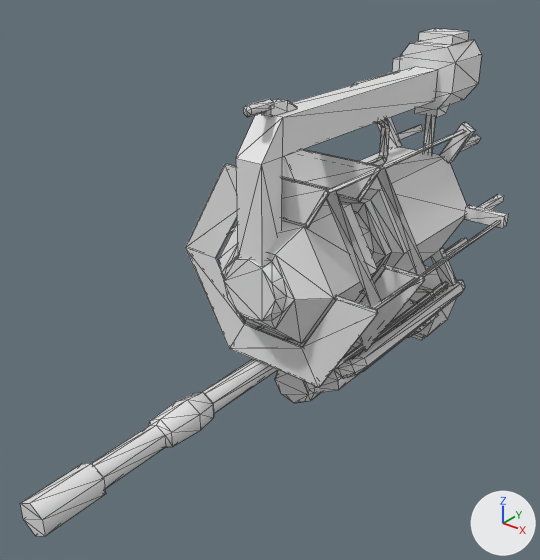
The glTF model app/public/models/OilRefinery.glb: old version first, new version second.
Both versions are drawn from a 50 mm camera at (1931.0, -4117.0, 1491.0) aimed at (-89.0, -1593.0, -74.0). Lighting does not change. The marker at lower right points along +X, +Y and +Z. Mesh edges are drawn as thin lines. Vertices at the same position are counted once.

The first picture shows 'OilRefinery'.
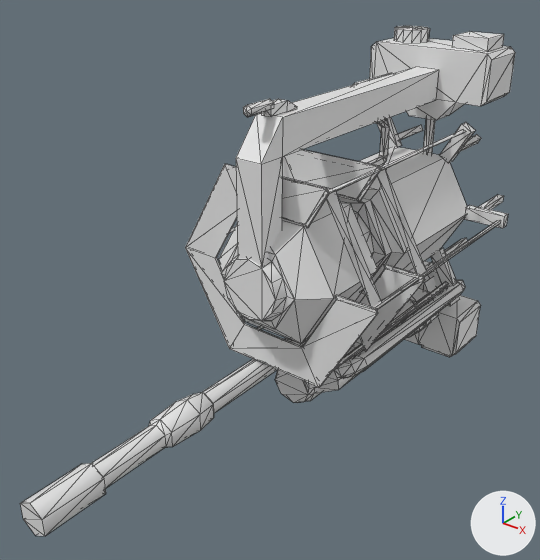
Pixel boxes [x1, y1, x2, y2] of what changed, in the pictures (540 x 560 px; the box of a moved part takes in the faces that stretch with it):
'OilRefinery', reshaped
    before: [20, 28, 508, 536]
    after: [20, 26, 515, 536]
part 1 of me_or, rebuilt (74% wider)
    before: [399, 28, 482, 110]
    after: [370, 38, 515, 120]
part 2 of me_or, rebuilt (60% wider, 28% taller)
    before: [410, 266, 457, 340]
    after: [405, 261, 481, 356]
part 3 of me_or, added
    after: [394, 26, 430, 43]
part 4 of me_or, moved or reshaped
    before: [261, 67, 449, 157]
    after: [261, 31, 504, 157]
part 5 of me_or, added
    after: [421, 262, 459, 357]

The edits, one by one:
me_or is used by ob_oilrefinery; location (0.0, 0.0, 0.0).
me_or had 838 vertices, 1436 faces and spanned x -559.0..559.0, y -2999.0..0.0, z -942.0..925.0.
me_or now has 906 vertices, 1528 faces and spans x -559.0..559.0, y -2999.0..0.0, z -1005.0..929.0.
me_or part 1: the loose piece of 24 vertices spanning x -165.0..165.0, y -353.0..-26.0, z 543.0..925.0 is rebuilt with 24 vertices and now spans x -358.0..358.0, y -341.0..-35.0, z 483.0..861.0.
me_or part 2: the loose piece of 24 vertices spanning x -218.0..218.0, y -328.0..-48.0, z -942.0..-541.0 is rebuilt with 22 vertices and now spans x -359.0..359.0, y -328.0..-35.0, z -947.0..-514.0.
me_or part 3: a new loose piece of 25 vertices spanning x -298.0..-102.0, y -273.0..-77.0, z 861.0..929.0.
me_or part 4: 4 vertices moved from x -69.0..69.0, y -353.0, z 589.0..754.0 to x -69.0..69.0, y -341.0, z 589.0..754.0; 4 vertices removed from x -69.0..69.0, y -308.0..-193.0, z 492.0; 8 vertices added at x 100.0..300.0, y -275.0..-75.0, z 861.0..925.0.
me_or part 5: 16 vertices added at x -108.0..300.0, y -275.0..-75.0, z -993.0..-479.0.
